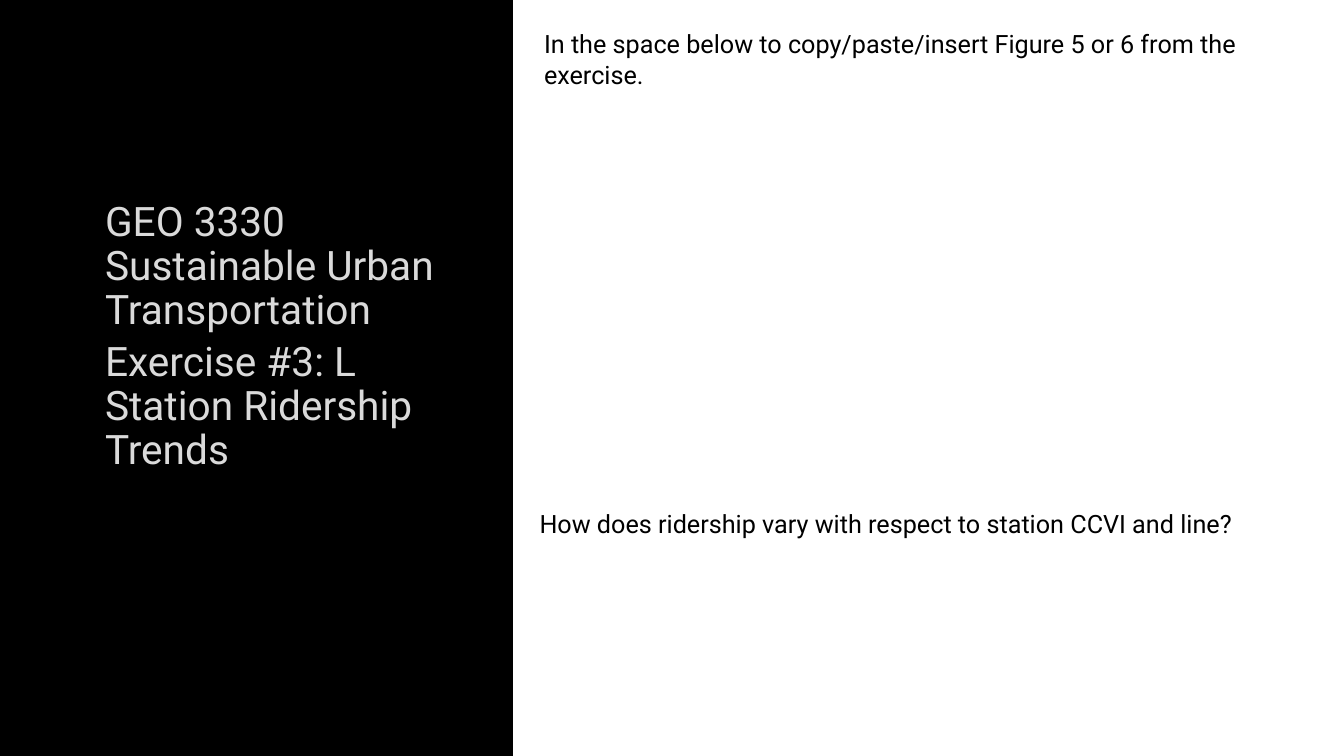
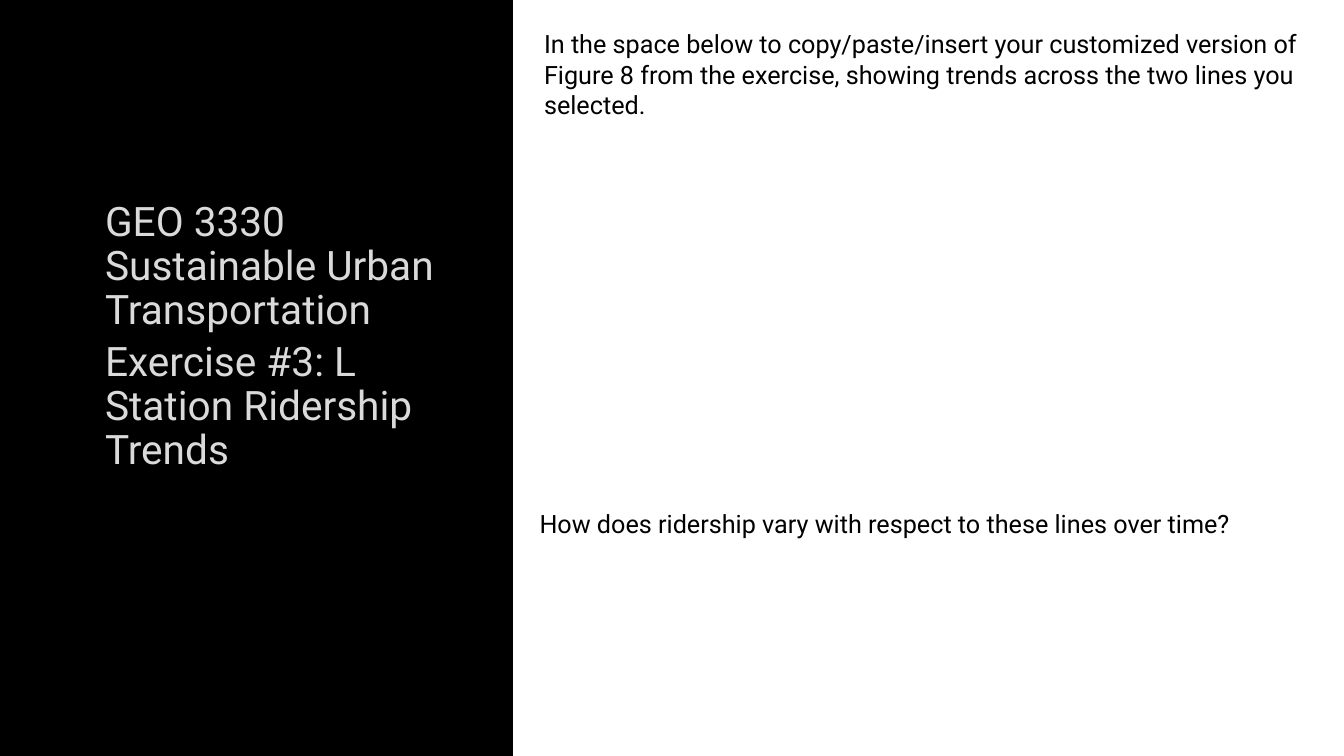
Before and after one commit to justenvirons/pedagogy, a slide deck: slide 4 of docs/exercises_transportation/slides/Exercise03_Template.pptx. Drawn at 1344x756 pixels with LibreOffice and Linux fonts; fonts in the diff are those of the drawing; background and template pictures are left out. Boxes give left, top, right and bottom in pixels: in the first picture for what was removed or moved away, otherwise in the second. Text is boxed around its words. In the diff, an @@ line names an element or a change of style, - is before the commit and + after.

Commit message:
exercise #3 updates

```diff
--- a/docs/exercises_transportation/slides/Exercise03_Template.pptx
+++ b/docs/exercises_transportation/slides/Exercise03_Template.pptx
@@ text at bbox=[544, 34, 1297, 115]: text changed @@
-In the space below to copy/paste/insert Figure 5 or 6 from the exercise.
+In the space below to copy/paste/insert your customized version of Figure 8 from the exercise, showing trends across the two lines you selected.
@@ text at bbox=[540, 514, 1230, 539]: text changed @@
-How does ridership vary with respect to station CCVI and line?
+How does ridership vary with respect to these lines over time?
```
Also in this commit, not shown: 4 other slides changed, 1 slide added, 1 other file.
